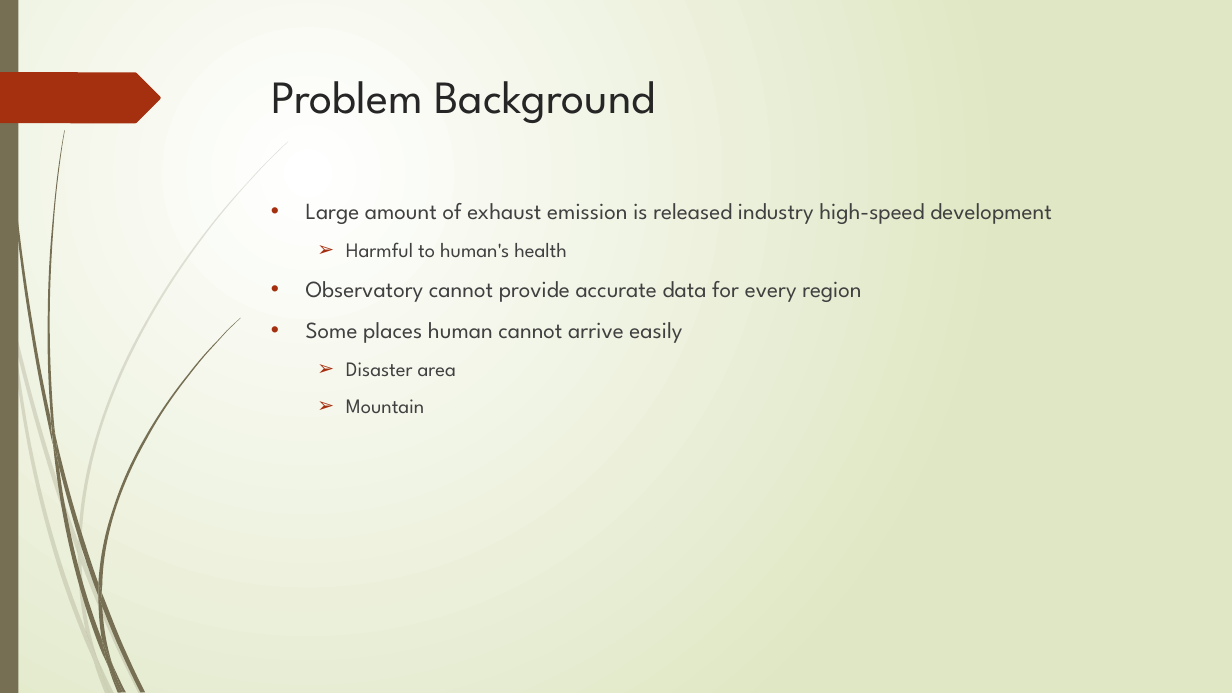
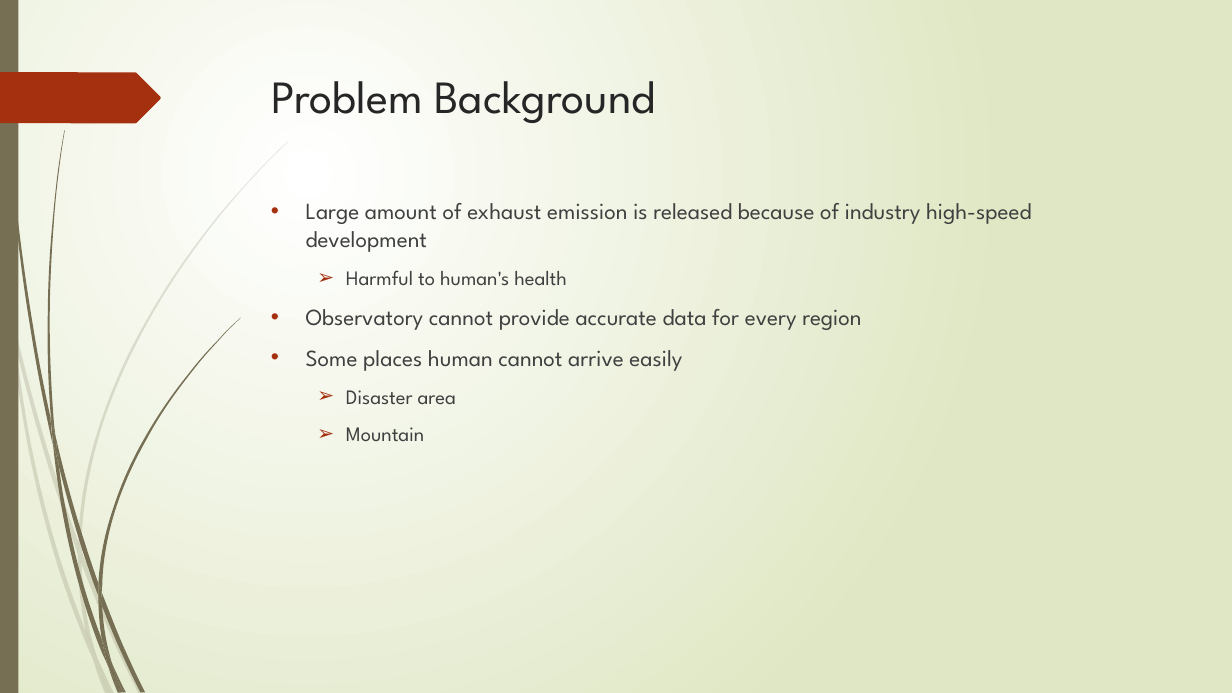
Before and after one commit to Ethan7102/FYP, a slide deck: slide 4 of FYP_document/Interim Report/Interim Report.pptx. Drawn at 1232x693 pixels with LibreOffice and Linux fonts; fonts in the diff are those of the drawing. Boxes give left, top, right and bottom in pixels: in the first picture for what was removed or moved away, otherwise in the second. Text is boxed around its words. In the diff, an @@ line names an element or a change of style, - is before the commit and + after.

```diff
--- a/FYP_document/Interim Report/Interim Report.pptx
+++ b/FYP_document/Interim Report/Interim Report.pptx
@@ text at (306, 203, 1031, 252): text changed @@
-• Large amount of exhaust emission is released industry high-speed development
+• Large amount of exhaust emission is released because of industry high-speed development
```
Also in this commit, not shown: 2 other slides changed, 39 other files.
